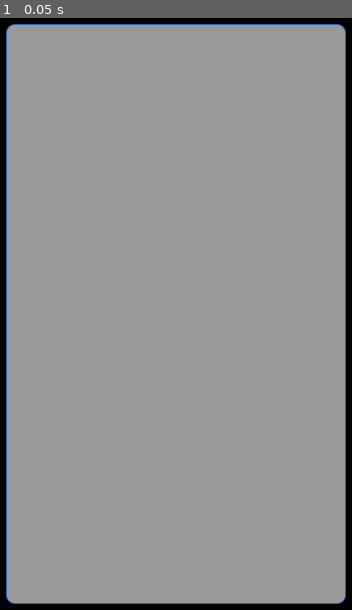
Above: before the commit, frame 1.
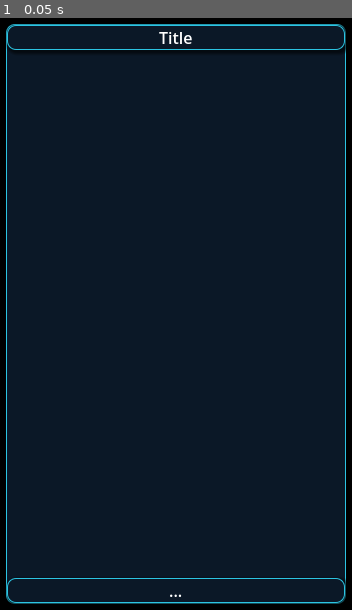
Above: after the commit, the same moment.

Repository: Rac0lW/DeskPet
Game: Godot game, scene res://main.tscn
Two runs of this game, one before a commit and one after it. Both use one fixed random seed, a clock stepped at 60 frames per second and the inputs below.
Inputs:
- Up to frame 1 (0.05 s): no input

The runs differ from the first frame. In frame 1, 95% of the frame differs, in the area x 1-99%, y 1-99%.

Commit message:
Feature: Draging is active.

Diff:
--- /dev/null
+++ b/blue_border_deepblue_bg.tres
@@ -0,0 +1,15 @@
+[gd_resource type="StyleBoxFlat" format=3 uid="uid://d2x5lbrl48aik"]
+
+[resource]
+bg_color = Color(0.0434418, 0.0936388, 0.152344, 1)
+border_width_left = 1
+border_width_top = 1
+border_width_right = 1
+border_width_bottom = 1
+border_color = Color(0.173187, 0.769655, 0.886719, 1)
+corner_radius_top_left = 8
+corner_radius_top_right = 8
+corner_radius_bottom_right = 8
+corner_radius_bottom_left = 8
+shadow_size = 4
+shadow_offset = Vector2(2, 2)
--- /dev/null
+++ b/drag.gd
@@ -0,0 +1,34 @@
+extends Label
+
+var is_entering:bool = false
+var is_draging:bool = false
+
+var diff:Vector2i
+
+func _input(event: InputEvent) -> void:
+	if is_entering == false:
+		return
+
+	if event is InputEventMouseButton:
+		if event.button_index == MOUSE_BUTTON_LEFT:
+			if event.pressed:
+				is_draging = true
+				diff = DisplayServer.mouse_get_position() - DisplayServer.window_get_position()
+			else:
+				is_draging = false
+
+
+
+func _process(delta: float) -> void:
+	if is_draging == false:
+		return
+
+	DisplayServer.window_set_position(DisplayServer.mouse_get_position() - diff)
+
+
+func _on_mouse_entered() -> void:
+	is_entering = true
+
+
+func _on_mouse_exited() -> void:
+	is_entering = false
--- a/main.tres
+++ b/main.tres
@@ -1,17 +1,7 @@
 [gd_resource type="Theme" load_steps=2 format=3 uid="uid://kwav5ecavs0r"]
 
-[sub_resource type="StyleBoxFlat" id="StyleBoxFlat_ailii"]
-border_width_left = 1
-border_width_top = 1
-border_width_right = 1
-border_width_bottom = 1
-border_color = Color(0.165771, 0.383162, 0.757813, 1)
-corner_radius_top_left = 8
-corner_radius_top_right = 8
-corner_radius_bottom_right = 8
-corner_radius_bottom_left = 8
-shadow_size = 4
-shadow_offset = Vector2(2, 2)
+[ext_resource type="StyleBox" uid="uid://d2x5lbrl48aik" path="res://blue_border_deepblue_bg.tres" id="1_8cl5a"]
 
 [resource]
-PanelContainer/styles/panel = SubResource("StyleBoxFlat_ailii")
+Label/styles/normal = ExtResource("1_8cl5a")
+PanelContainer/styles/panel = ExtResource("1_8cl5a")
--- a/main.tscn
+++ b/main.tscn
@@ -1,7 +1,10 @@
-[gd_scene load_steps=3 format=3 uid="uid://dnfcjel1wylsd"]
+[gd_scene load_steps=5 format=3 uid="uid://dnfcjel1wylsd"]
 
 [ext_resource type="Script" path="res://main.gd" id="1_1f0rb"]
 [ext_resource type="Theme" uid="uid://kwav5ecavs0r" path="res://main.tres" id="1_5rrya"]
+[ext_resource type="Script" path="res://drag.gd" id="3_c67pp"]
+
+[sub_resource type="StyleBoxEmpty" id="StyleBoxEmpty_t3p5s"]
 
 [node name="Main" type="Control"]
 layout_mode = 3
@@ -29,3 +32,30 @@
 [node name="PanelContainer" type="PanelContainer" parent="MarginContainer"]
 layout_mode = 2
 theme = ExtResource("1_5rrya")
+
+[node name="VBoxContainer" type="VBoxContainer" parent="MarginContainer/PanelContainer"]
+layout_mode = 2
+
+[node name="Label" type="Label" parent="MarginContainer/PanelContainer/VBoxContainer"]
+layout_mode = 2
+mouse_filter = 0
+mouse_default_cursor_shape = 6
+theme = ExtResource("1_5rrya")
+text = "Title"
+horizontal_alignment = 1
+script = ExtResource("3_c67pp")
+
+[node name="HSeparator" type="HSeparator" parent="MarginContainer/PanelContainer/VBoxContainer"]
+layout_mode = 2
+size_flags_vertical = 3
+theme_override_styles/separator = SubResource("StyleBoxEmpty_t3p5s")
+
+[node name="Drag" type="Label" parent="MarginContainer/PanelContainer/VBoxContainer"]
+layout_mode = 2
+mouse_filter = 0
+mouse_default_cursor_shape = 6
+text = "..."
+horizontal_alignment = 1
+
+[connection signal="mouse_entered" from="MarginContainer/PanelContainer/VBoxContainer/Label" to="MarginContainer/PanelContainer/VBoxContainer/Label" method="_on_mouse_entered"]
+[connection signal="mouse_exited" from="MarginContainer/PanelContainer/VBoxContainer/Label" to="MarginContainer/PanelContainer/VBoxContainer/Label" method="_on_mouse_exited"]
